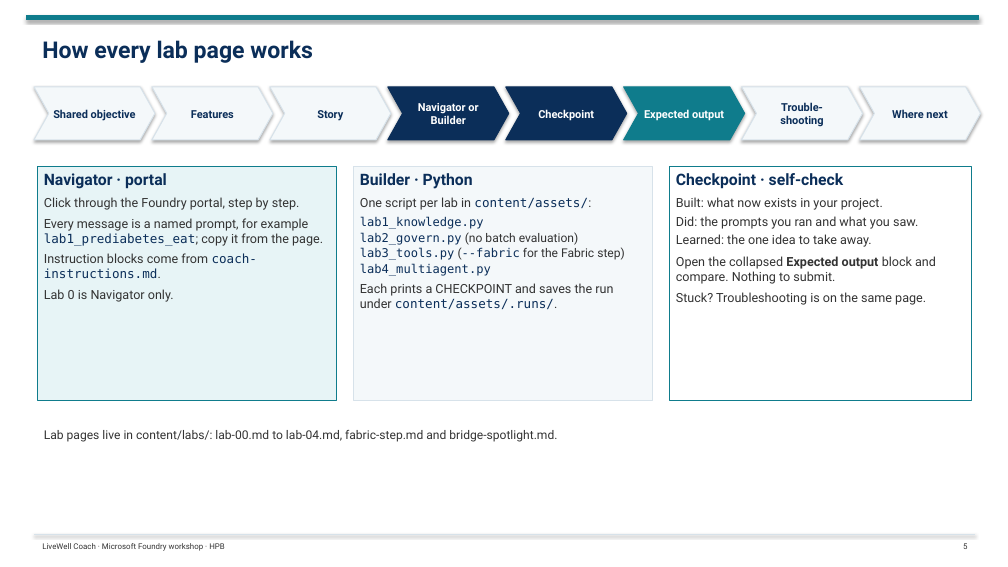
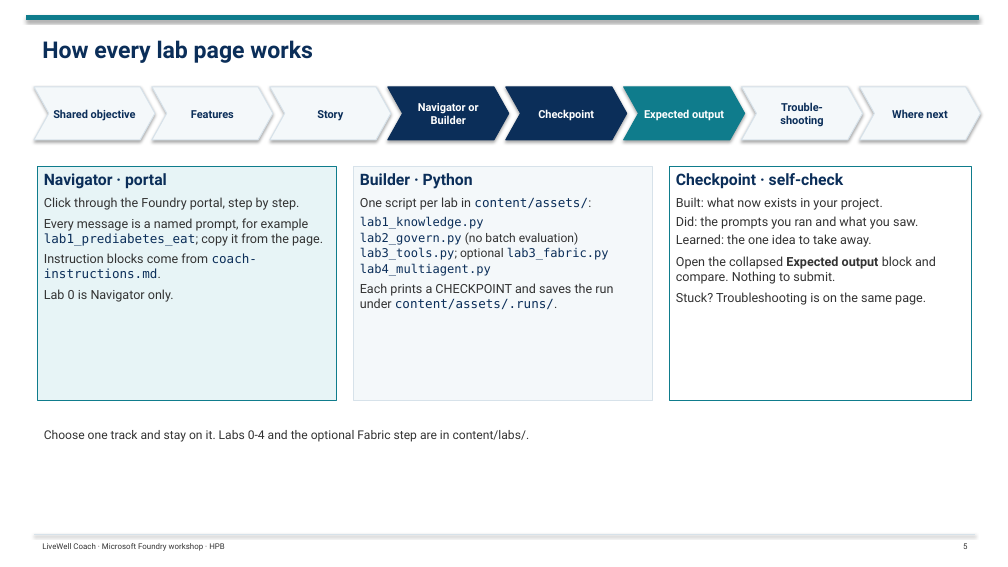
Before and after one commit to tonirex/hpb-foundry-workshop, a slide deck: slide 5 of deck/LiveWell-Lab-Flow.pptx. Drawn at 1008x567 pixels with LibreOffice and Linux fonts; fonts in the diff are those of the drawing. Boxes give left, top, right and bottom in pixels: in the first picture for what was removed or moved away, otherwise in the second. Text is boxed around its words. In the diff, an @@ line names an element or a change of style, - is before the commit and + after.

```diff
--- a/deck/LiveWell-Lab-Flow.pptx
+++ b/deck/LiveWell-Lab-Flow.pptx
@@ text in rectangle at [360, 247, 609, 260]: text changed @@
-lab3_tools.py (--fabric for the Fabric step)
+lab3_tools.py; optional lab3_fabric.py
@@ text at [44, 430, 530, 442]: text changed @@
-Lab pages live in content/labs/: lab-00.md to lab-04.md, fabric-step.md and bridge-spotlight.md.
+Choose one track and stay on it. Labs 0-4 and the optional Fabric step are in content/labs/.
```
Also in this commit, not shown: 12 other slides changed, 1 slide removed, 53 other files.
